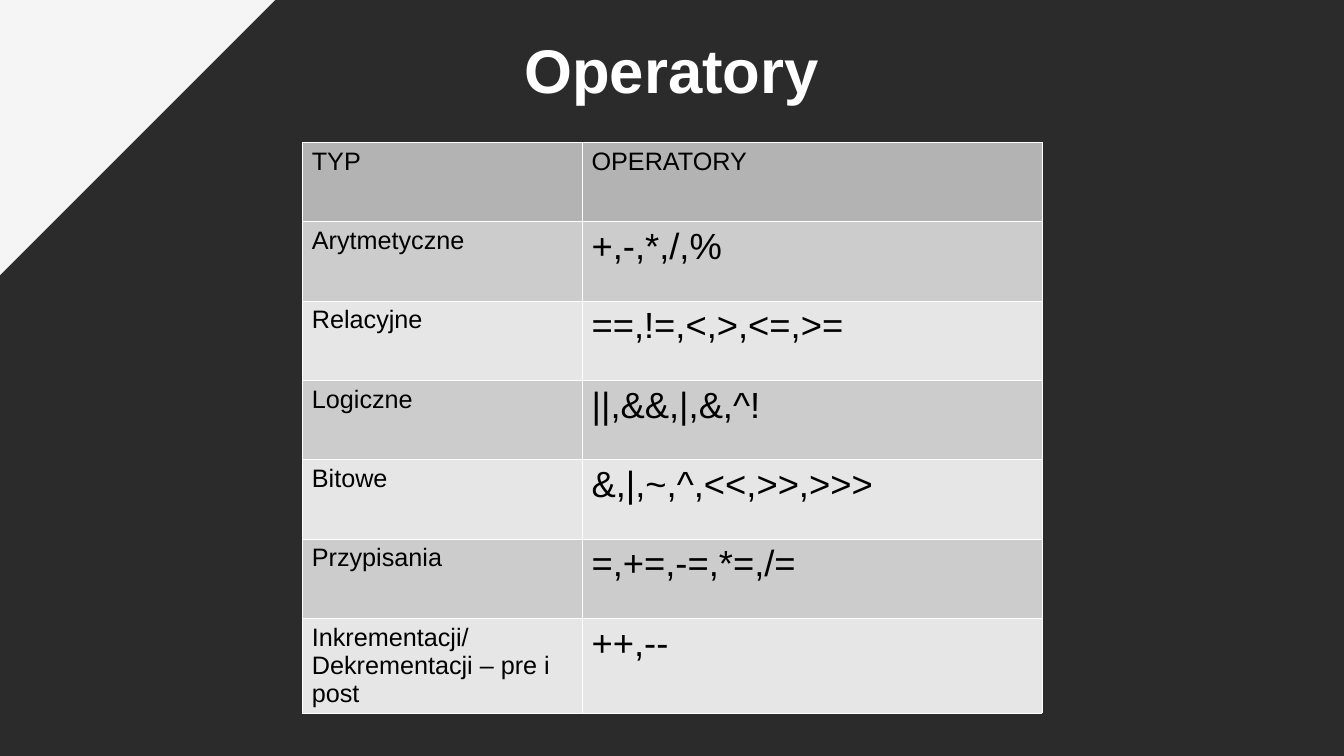
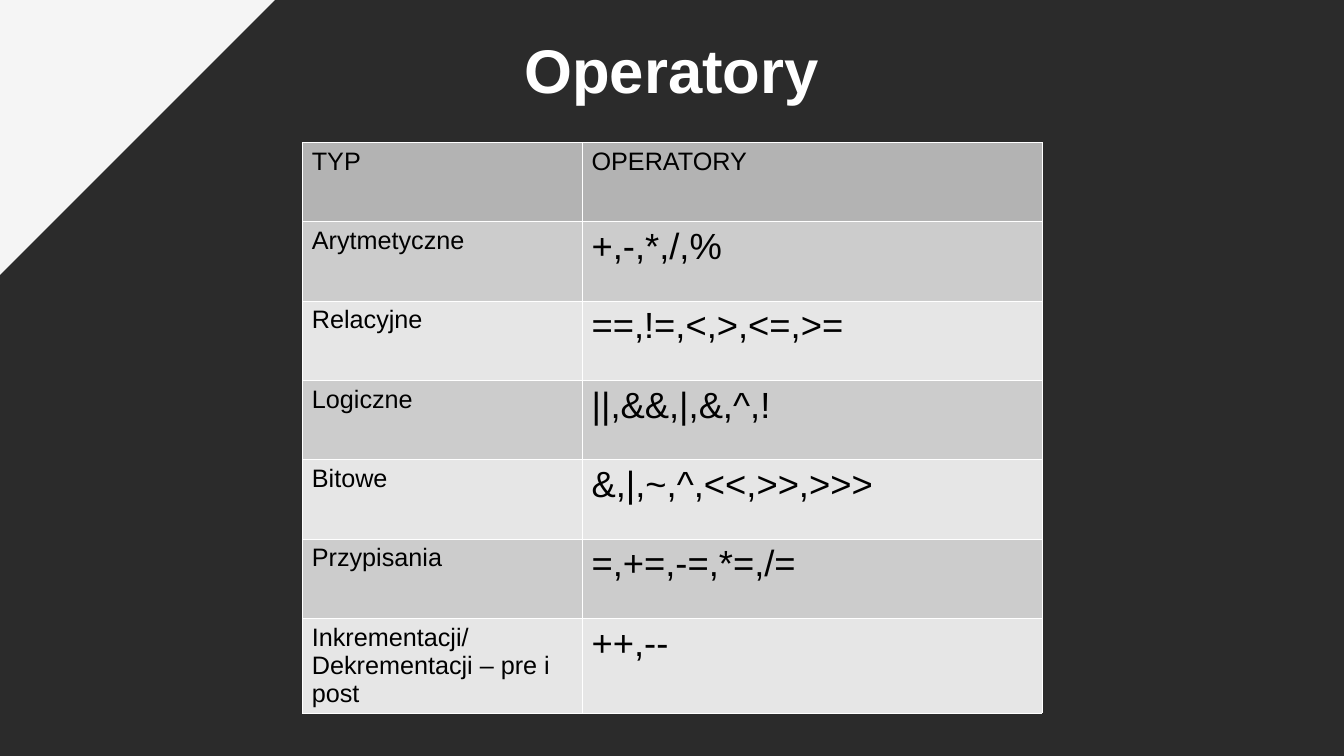
Before and after one commit to pkrajnik/WprowadzenieDoJava4Zajecia, a slide deck: slide 9 of WprowadzenieDoJezykaJAVA_v2_PiotrKrajnik.pptx. Drawn at 1344x756 pixels with LibreOffice and Linux fonts; fonts in the diff are those of the drawing; background and template pictures are left out; a plain dark background stands for a picture behind light text. Boxes give left, top, right and bottom in pixels: in the first picture for what was removed or moved away, otherwise in the second. Text is boxed around its words. In the diff, an @@ line names an element or a change of style, - is before the commit and + after.

```diff
--- a/WprowadzenieDoJezykaJAVA_v2_PiotrKrajnik.pptx
+++ b/WprowadzenieDoJezykaJAVA_v2_PiotrKrajnik.pptx
@@ table at (302,142,1044,712) @@
-row 4, column 2: ||,&&,|,&,^!
+row 4, column 2: ||,&&,|,&,^,!
```
Also in this commit, not shown: 1 other slide changed.
